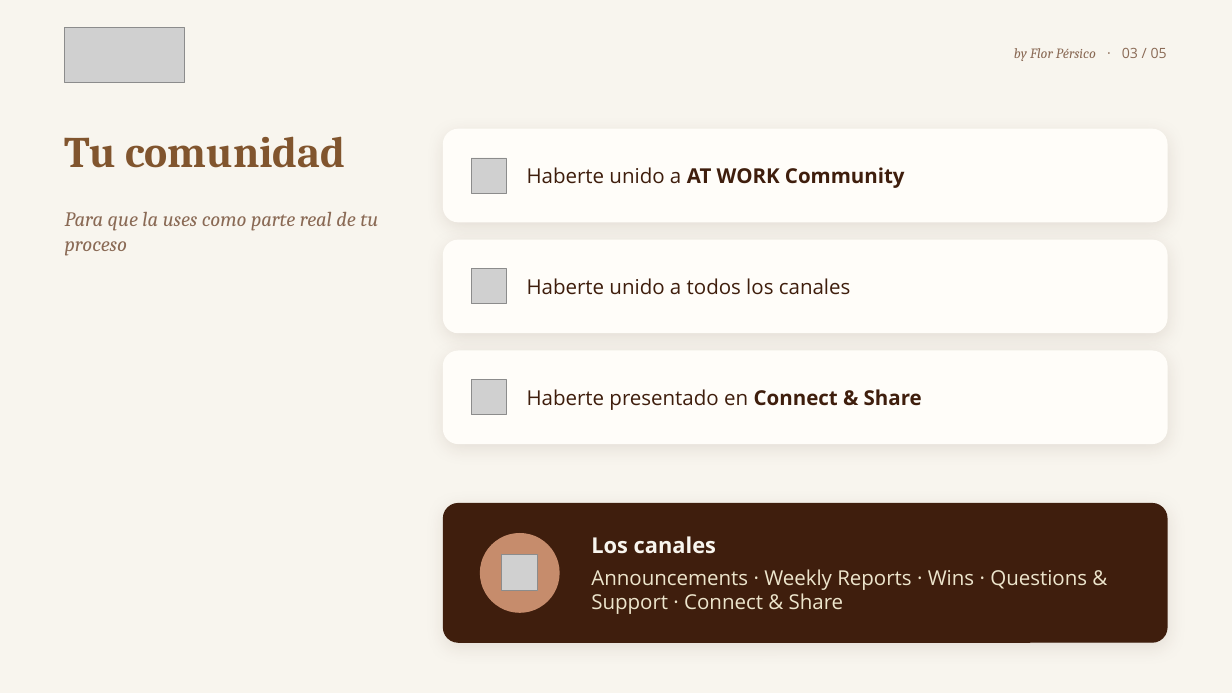
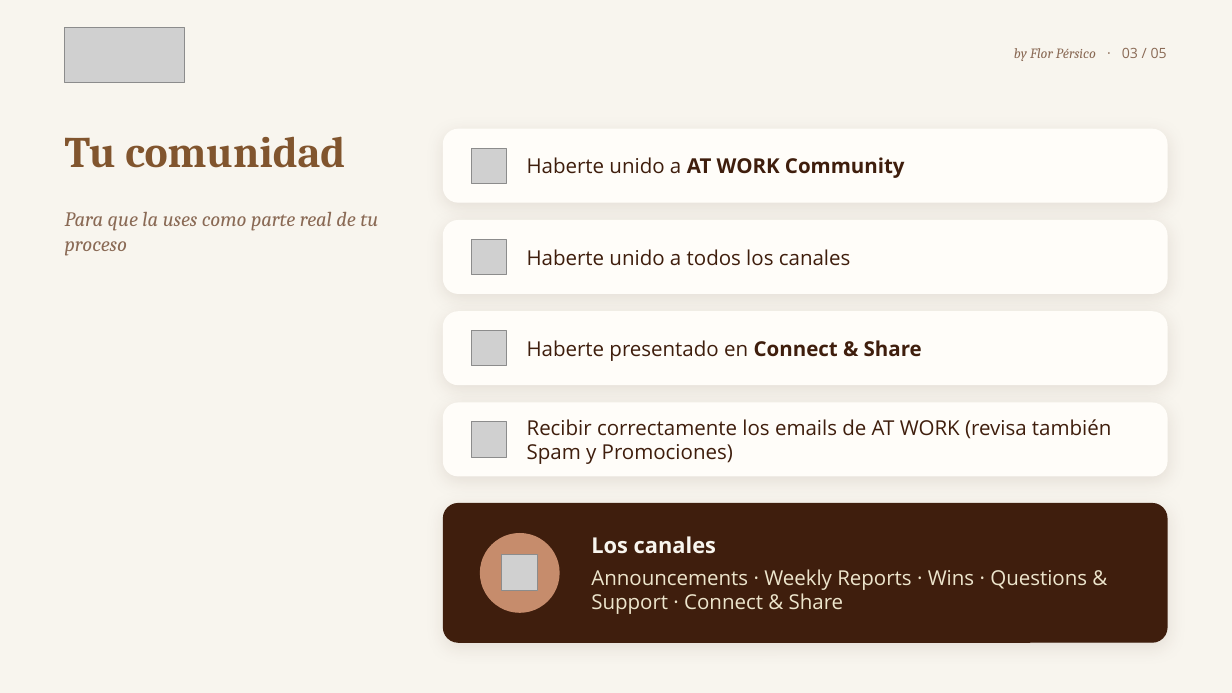
Before and after one commit to florenciapersico-ctrl/brakingbarriersatwork, a slide deck: slide 3 of onboarding/presentaciones/ONB13_Checklist_final.pptx. Drawn at 1232x693 pixels with LibreOffice and Linux fonts; fonts in the diff are those of the drawing; grey boxes stand for pictures. Boxes give left, top, right and bottom in pixels: in the first picture for what was removed or moved away, otherwise in the second. Text is boxed around its words. In the diff, an @@ line names an element or a change of style, - is before the commit and + after.

```diff
--- a/onboarding/presentaciones/ONB13_Checklist_final.pptx
+++ b/onboarding/presentaciones/ONB13_Checklist_final.pptx
@@ rounded rectangle: place and size @@
-rounded rectangle at [444, 129, 1167, 222]
+rounded rectangle at [444, 129, 1167, 202]
@@ picture: place and size @@
-picture at [471, 158, 506, 193]
+picture at [471, 148, 506, 183]
@@ text "Haberte unido a AT WORK ...": place and size @@
-text "Haberte unido a AT WORK ..." at [527, 167, 905, 188]
+text "Haberte unido a AT WORK ..." at [527, 157, 905, 178]
@@ rounded rectangle: place and size @@
-rounded rectangle at [444, 240, 1167, 333]
+rounded rectangle at [444, 221, 1167, 294]
@@ picture: place and size @@
-picture at [471, 269, 506, 304]
+picture at [471, 239, 506, 274]
@@ text "Haberte unido a todos los ...": place and size @@
-text "Haberte unido a todos los ..." at [527, 278, 851, 295]
+text "Haberte unido a todos los ..." at [527, 249, 851, 266]
@@ rounded rectangle added at [444, 312, 1167, 385], fill #FFFDF9, outline #FFFDF9 1 pt @@
@@ text "Haberte presentado en Connect & ...": place and size @@
-text "Haberte presentado en Connect & ..." at [527, 389, 922, 410]
+text "Haberte presentado en Connect & ..." at [527, 340, 922, 361]
@@ picture added at [471, 331, 506, 366] @@
@@ proportions changed in 3 elements at [444, 129, 1167, 202], [444, 221, 1167, 294], [444, 403, 1167, 476] @@
@@ rounded rectangle: place and size @@
-rounded rectangle at [444, 351, 1167, 444]
+rounded rectangle at [444, 403, 1167, 476]
@@ text added at [527, 419, 1111, 464], 16 pt, text #3F1E0D @@
+Recibir correctamente los emails de AT WORK (revisa también Spam y Promociones)
@@ picture: place and size @@
-picture at [471, 380, 506, 415]
+picture at [471, 422, 506, 457]
```
Also in this commit, not shown: 1 other slide changed, 24 other files.
